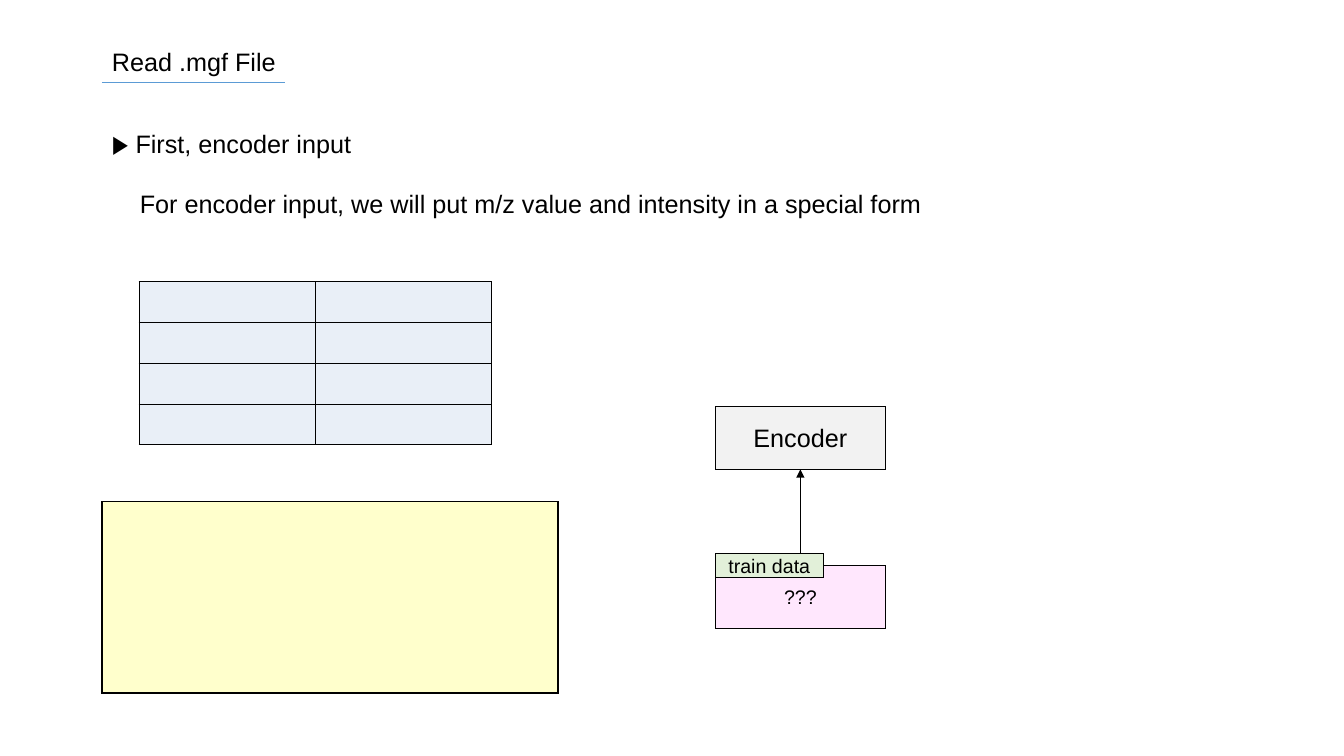
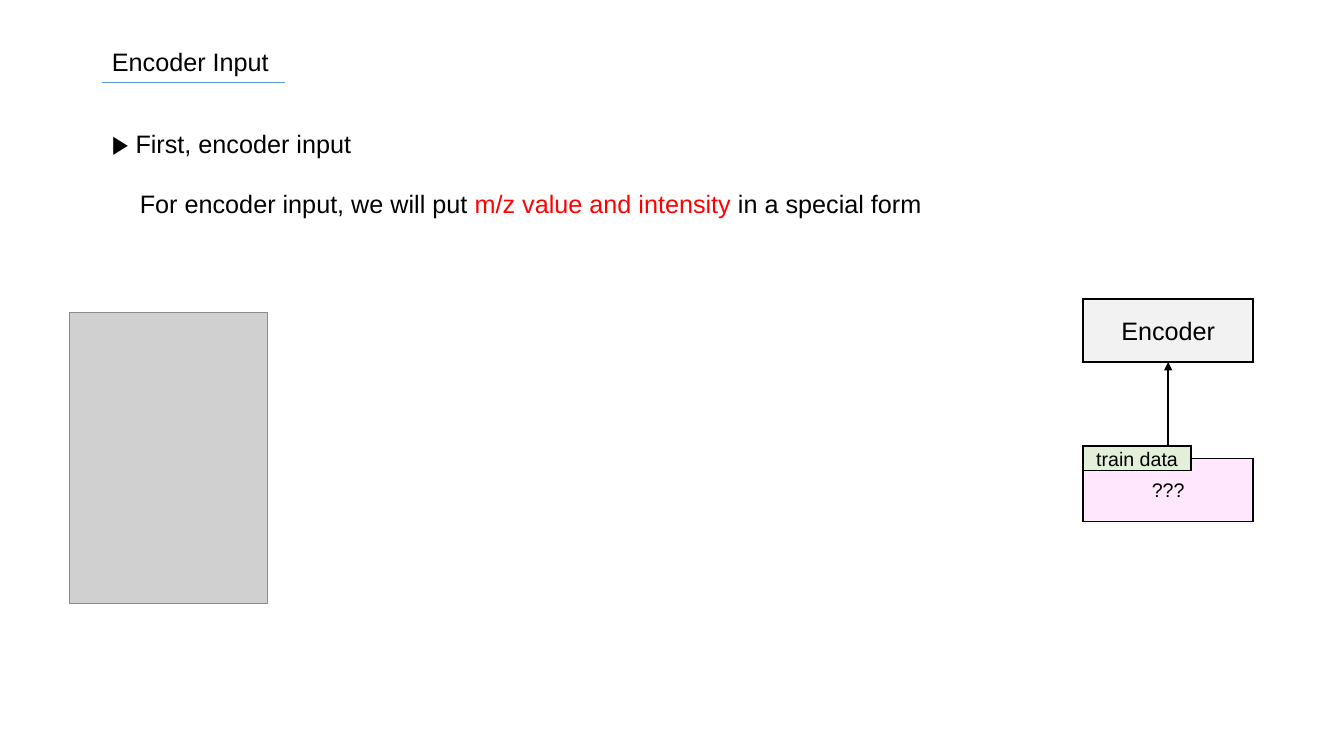
Before and after one commit to SiLviASizZ/HYU_2022, a slide deck: slide 37 of gradproj/Project/presentation/0725.pptx. Drawn at 1344x756 pixels with LibreOffice and Linux fonts; fonts in the diff are those of the drawing; grey boxes stand for pictures. Boxes give left, top, right and bottom in pixels: in the first picture for what was removed or moved away, otherwise in the second. Text is boxed around its words. In the diff, an @@ line names an element or a change of style, - is before the commit and + after.

```diff
--- a/gradproj/Project/presentation/0725.pptx
+++ b/gradproj/Project/presentation/0725.pptx
@@ text at (112,52,269,77): text changed @@
-Read .mgf File
+Encoder Input
@@ text at (140,194,921,219): text colour #000000 to #FF0000 in "m/z value and intensity" @@
@@ table removed at (139,281,492,445), 4 rows, 2 columns @@
- | 
- | 
- | 
- | 
@@ picture added at (70,313,267,604) @@
@@ arrow moved from (801, 566) - (801, 470) to (1169, 459) - (1169, 362) @@
@@ 3 rectangles: place and size @@
-3 rectangles at (716,406,886,629)
+3 rectangles at (1084,299,1254,522)
@@ rectangle removed at (102,501,559,693) @@
```
Also in this commit, not shown: 20 other slides changed, 94 slides added, 8 slides removed, 1 other file.
